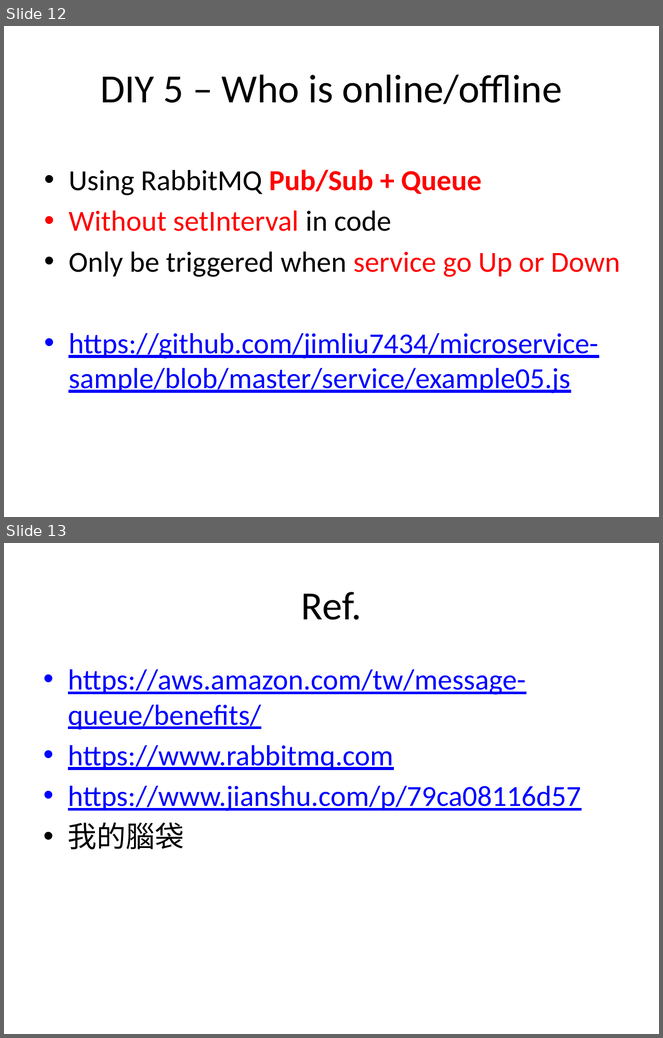
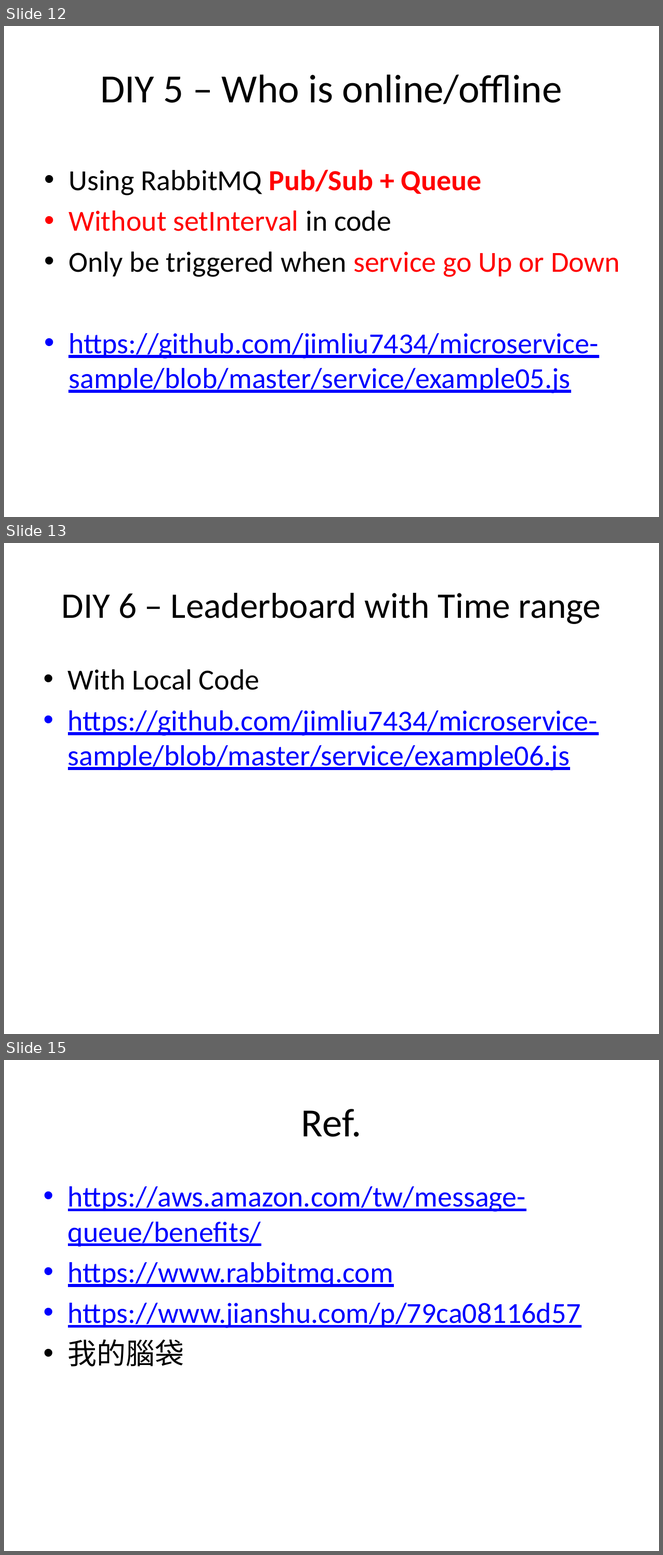
Before and after one commit to jimliu7434/microservice-sample, a slide deck: Microservice03.pptx. Shown one above the other, each under a label of ours: slides 12 and 13 before the commit, slides 12, 13 and 15 after it; the slides between them are not shown. The pictures are 663x1038 and 663x1555 pixels, drawn with LibreOffice and Linux fonts; fonts in the diff are those of the drawing. Boxes give left, top, right and bottom in pixels: in the first picture for what was removed or moved away, otherwise in the second. Text is boxed around its words. In the diff, an @@ line names an element or a change of style, - is before the commit and + after.

```diff
--- a/Microservice03.pptx
+++ b/Microservice03.pptx
@@ slide 13 added at (x1=4, y1=543, x2=659, y2=1034), background #FFFFFF @@
@@ title added at (x1=62, y1=593, x2=601, y2=624), 39.6 pt, text #000000 @@
+DIY 6 – Leaderboard with Time range
@@ text added at (x1=68, y1=669, x2=598, y2=771), 32 pt, text #0000FF, underline @@
+• With Local Code
+• https://github.com/jimliu7434/microservice-sample/blob/master/service/example06.js
@@ what was slide 13 is now slide 15 @@
```
Also in this commit, not shown: 1 slide changed, 1 other slide added.
